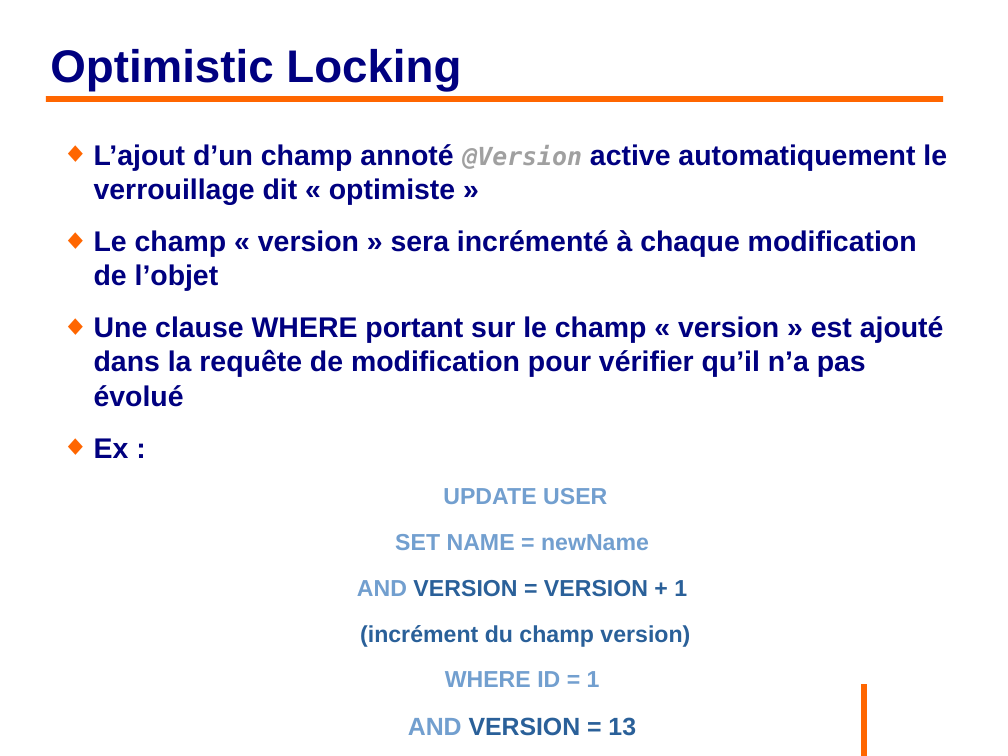
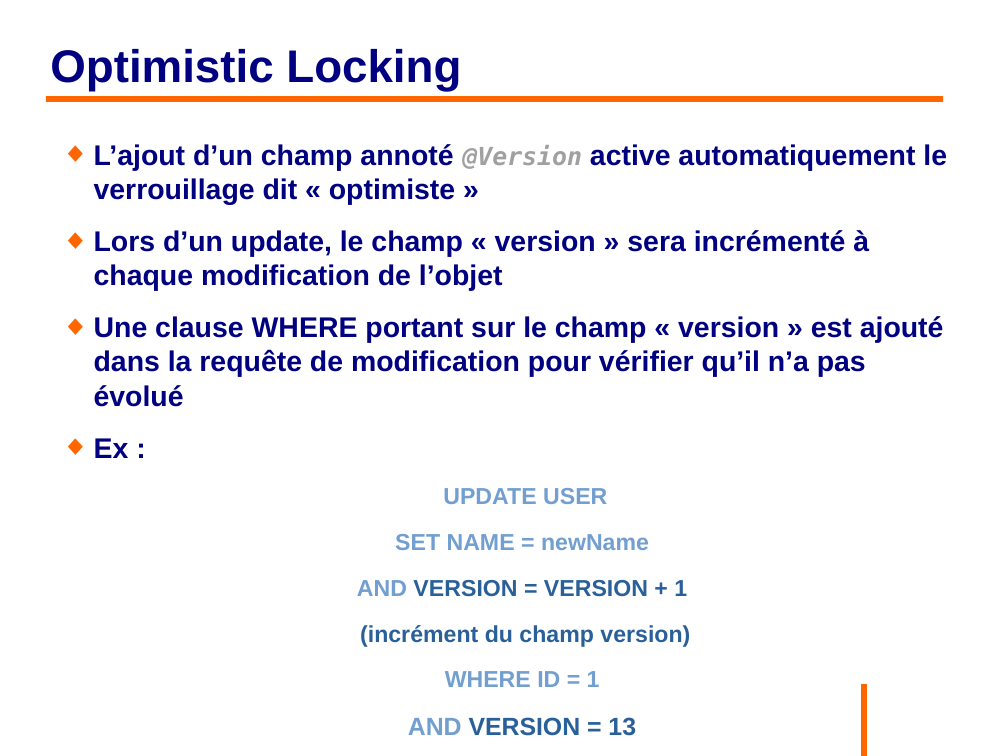
Before and after one commit to philphils/formation-hibernate-avancee, a slide deck: slide 96 of Documentation/diapo_formation_hibernate_avancee.odp (slide 95 before the commit). Drawn at 1008x756 pixels with LibreOffice and Linux fonts; fonts in the diff are those of the drawing; background and template pictures are left out. Boxes give left, top, right and bottom in pixels: in the first picture for what was removed or moved away, otherwise in the second. Text is boxed around its words. In the diff, an @@ line names an element or a change of style, - is before the commit and + after.

Commit message:
Relecture diapo partie Optimistic locking

```diff
--- a/Documentation/diapo_formation_hibernate_avancee.odp
+++ b/Documentation/diapo_formation_hibernate_avancee.odp
@@ text at [94,230,869,291]: text changed @@
-◆ Le champ « version » sera incrémenté à chaque modification de l’objet
+◆ Lors d’un update, le champ « version » sera incrémenté à chaque modification de l’objet
```
Also in this commit, not shown: 7 other slides changed, 3 slides added, 1 slide removed.
